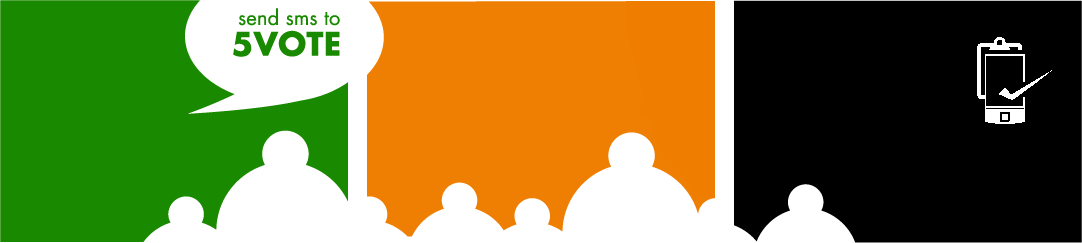
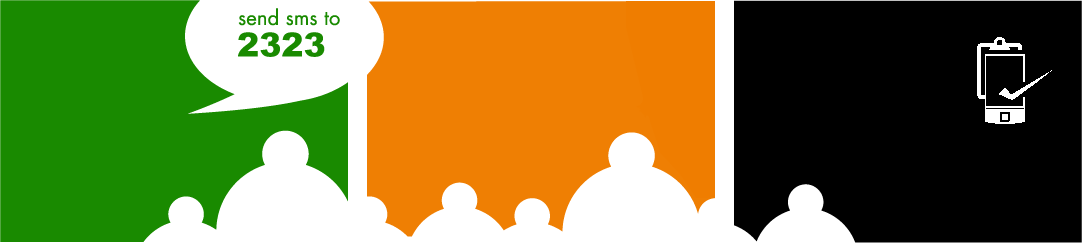
Revision of a layered 1082 × 243 image; what changed, layer by layer:
painted on "Layer 1" over (x1=233, y1=30, x2=340, y2=57)
added layer "2323" above "Layer 0" over (x1=238, y1=32, x2=325, y2=57)
